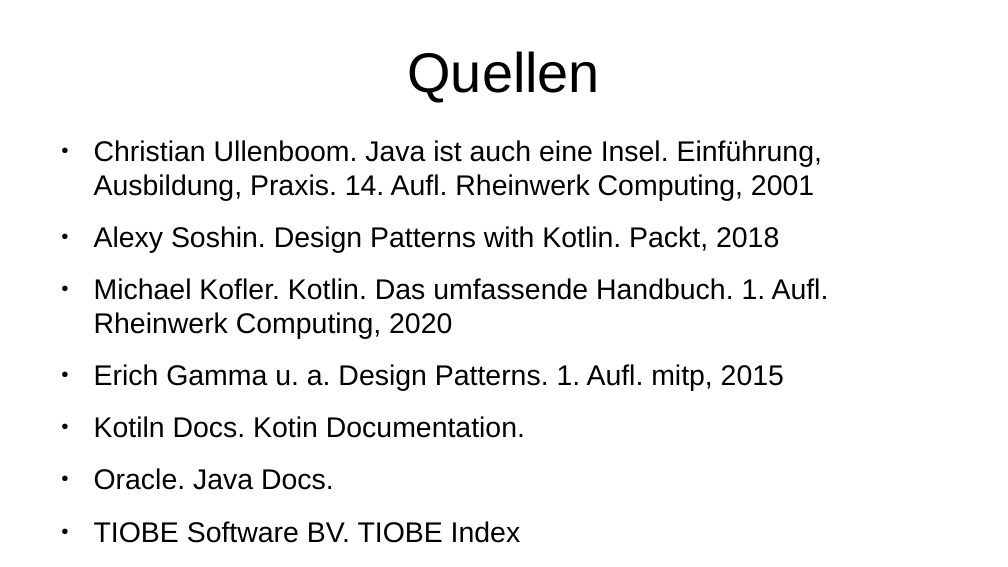
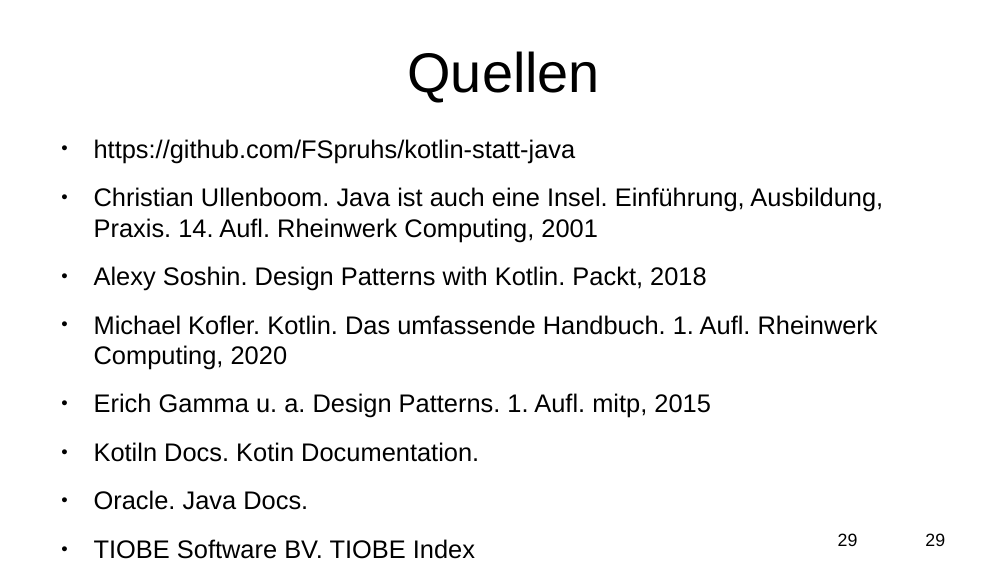
Before and after one commit to FSpruhs/kotlin-statt-java, a slide deck: slide 29 of presentation.odp. Drawn at 1008x567 pixels with LibreOffice and Linux fonts; fonts in the diff are those of the drawing. Boxes give left, top, right and bottom in pixels: in the first picture for what was removed or moved away, otherwise in the second. Text is boxed around its words. In the diff, an @@ line names an element or a change of style, - is before the commit and + after.

Commit message:
presentation finished

```diff
--- a/presentation.odp
+++ b/presentation.odp
@@ text at box(94, 139, 576, 163): paragraph added @@
+● https://github.com/FSpruhs/kotlin-statt-java
@@ text at box(94, 187, 883, 559): size 22.4 to 20 pt in "Christian Ullenboom. Java ist auch eine Insel. ...", "Alexy Soshin. Design Patterns with Kotlin. Packt, ...", "Michael Kofler. Kotlin. Das umfassende Handbuch. 1. ...", "Erich Gamma u. a. Design Patterns. 1. ..." and 3 more places @@
@@ page number added at box(838, 533, 858, 546), 14 pt, text #000000 @@
+29
@@ text added at box(925, 533, 945, 546), 14 pt, text #000000 @@
+29
```
Also in this commit, not shown: 28 other slides changed.
